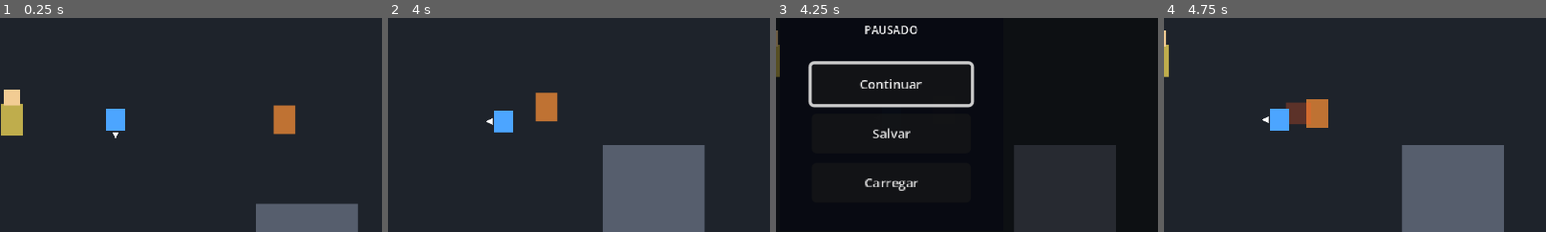
Above: before the commit, frames 1-4 (left to right).
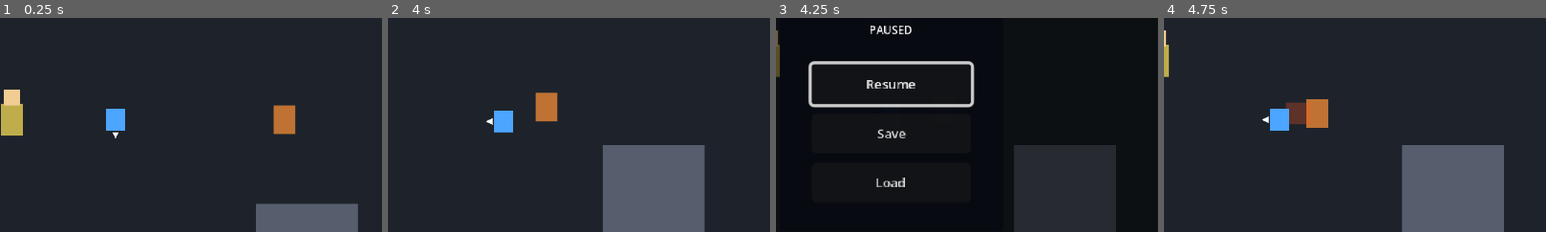
Above: after the commit, the same moments.

Repository: kikajima/dragonballsoullegacy
Game: Godot game, scene res://scenes/bootstrap/bootstrap.tscn
Same seed, same stepped clock (60 frames per second), same inputs: the game is played once before the commit and once after it.
Inputs:
- Up to frame 1 (0.25 s): no input
- Up to frame 2 (4 s): tap Enter (ui_accept) at 0.5, 0.77, 1.52, 3.02, 3.5, 3.77 s; hold D (move_right) 0.53-1.28 s; tap J (attack) at 0.6 s; hold S (move_down) 1.28-2.03 s; tap Shift (block) at 1.35 s; hold D (move_right) 2.03-2.78 s; hold L (charge_ki) 2.03-2.78 s; hold W (move_up) 2.78-3.53 s; tap Space (dash) at 2.85 s; hold A (move_left) from 3.53 s (still down); hold E (interact) from 3.53 s (still down)
- Up to frame 3 (4.25 s): keep holding A (move_left); keep holding E (interact); tap Escape (ui_cancel) at 4.15 s
- Up to frame 4 (4.75 s): release A (move_left) at 4.25 s; release E (interact) at 4.25 s; click "Continuar" (after the commit: "Resume") at 4.25 s
The pictures show only the part of the screen within x 35-85%, y 26-76%; the shares and areas given below are measured in that part.

Frames 1-2 are identical in both runs. In frame 3, 1.5% of the frame differs, in the area x 22-39%, y 3-81%; in frame 4, nothing differs.

Commit message:
ui: switch pause menu labels to English

Diff:
--- a/ui/pause/pause_menu.tscn
+++ b/ui/pause/pause_menu.tscn
@@ -35,7 +35,7 @@
 offset_top = 8.0
 offset_right = 130.0
 offset_bottom = 28.0
-text = "PAUSADO"
+text = "PAUSED"
 theme_override_font_sizes/font_size = 10
 theme_override_font_sizes/font_size = 7
 horizontal_alignment = 1
@@ -46,7 +46,7 @@
 offset_top = 35.0
 offset_right = 120.0
 offset_bottom = 60.0
-text = "Continuar"
+text = "Resume"
 theme_override_font_sizes/font_size = 8
 
 [node name="SaveButton" type="Button" parent="Panel"]
@@ -55,7 +55,7 @@
 offset_top = 66.0
 offset_right = 120.0
 offset_bottom = 91.0
-text = "Salvar"
+text = "Save"
 theme_override_font_sizes/font_size = 8
 
 [node name="LoadButton" type="Button" parent="Panel"]
@@ -64,7 +64,7 @@
 offset_top = 97.0
 offset_right = 120.0
 offset_bottom = 122.0
-text = "Carregar"
+text = "Load"
 theme_override_font_sizes/font_size = 8
 
 [node name="Status" type="Label" parent="Panel"]
